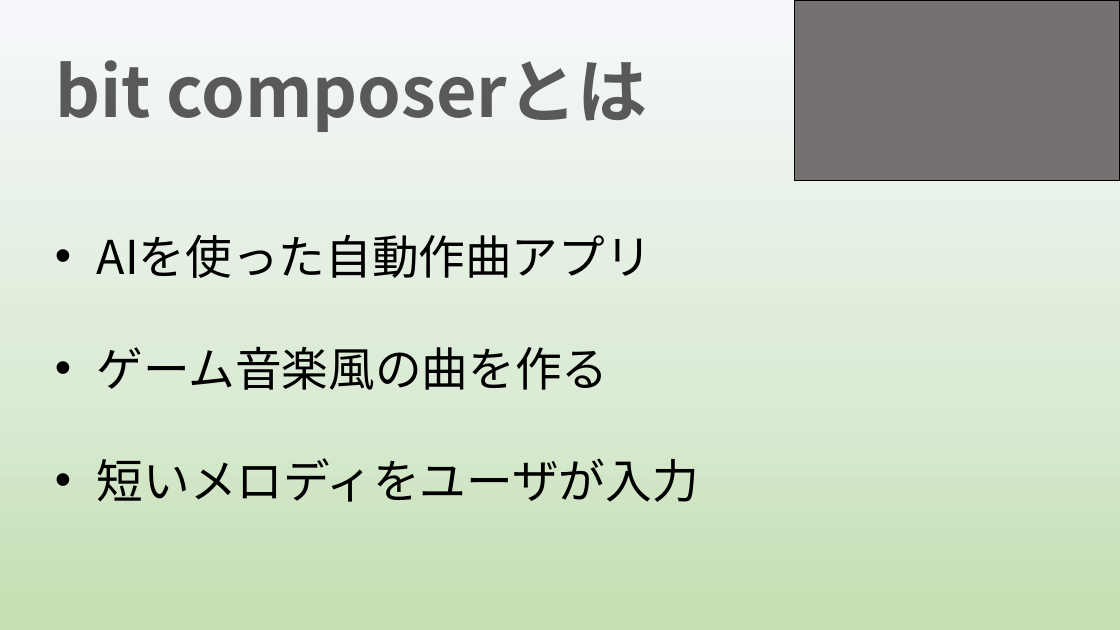
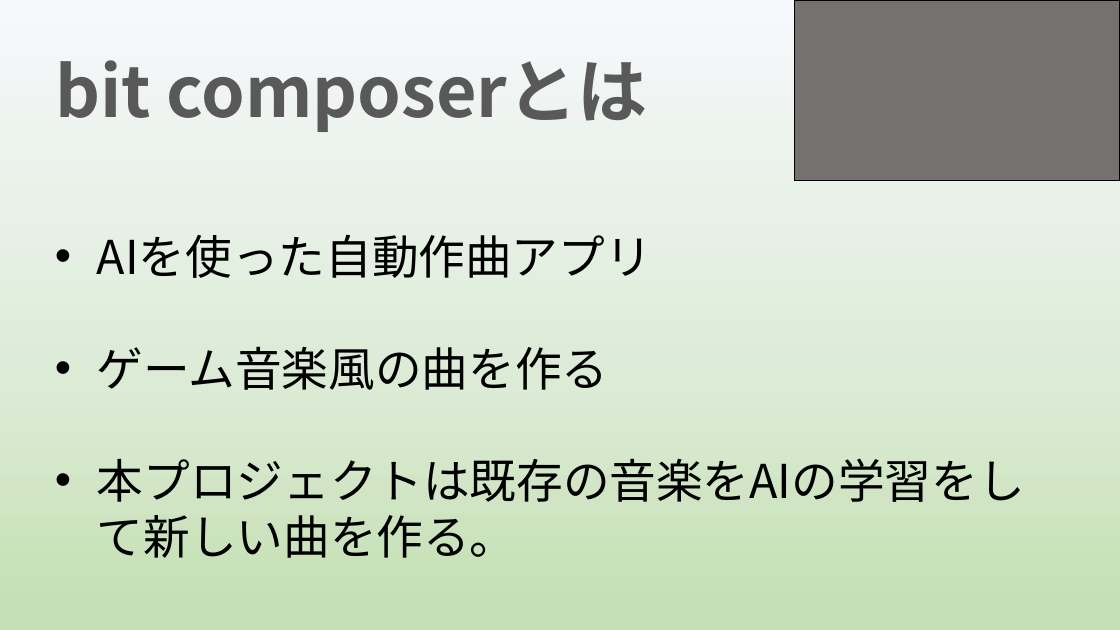
Before and after one commit to yoshitake266/bitComposer_prj, a slide deck: slide 2 of presentation/graduation/bit Composer3 .pptx. Drawn at 1120x630 pixels with LibreOffice and Linux fonts; fonts in the diff are those of the drawing. Boxes give left, top, right and bottom in pixels: in the first picture for what was removed or moved away, otherwise in the second. Text is boxed around its words. In the diff, an @@ line names an element or a change of style, - is before the commit and + after.

```diff
--- a/presentation/graduation/bit Composer3 .pptx
+++ b/presentation/graduation/bit Composer3 .pptx
@@ text at bbox=[97, 458, 1025, 558]: text changed @@
-• 短いメロディをユーザが入力
+• 本プロジェクトは既存の音楽をAIの学習をして新しい曲を作る。
```
Also in this commit, not shown: 4 other slides changed, 3 slides added, 1 slide removed.
